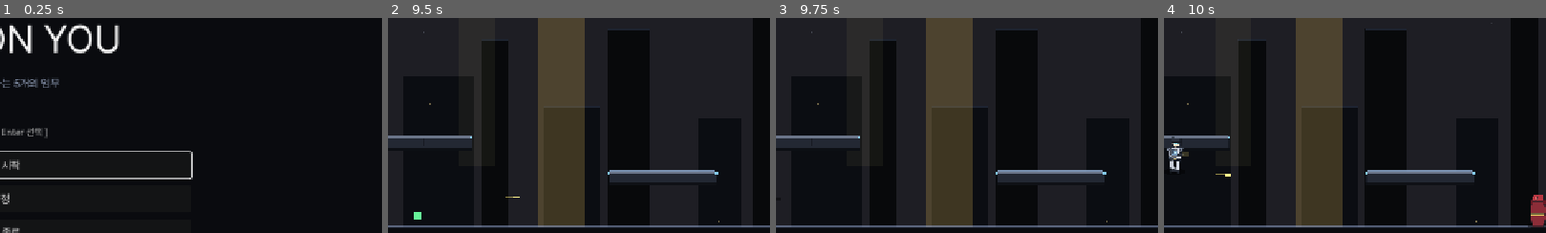
Above: before the commit, frames 1-4 (left to right).
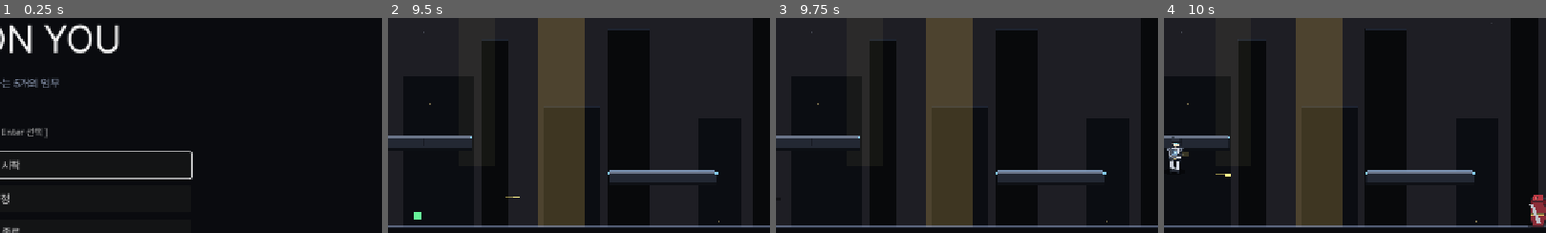
Above: after the commit, the same moments.

Repository: soomin007/EyesOnYou
Game: Godot game, scene res://scenes/main.tscn
The game is run twice, just before and just after one commit, with the same random seed, the same clock (stepped at 60 frames per second) and the same inputs.
Inputs (mouse positions are % of the whole screen's width and height, from its top left):
- Up to frame 1 (0.25 s): no input
- Up to frame 2 (9.5 s): click "게임 시작" at 0.5 s; click "일반 모드" at 1.25 s; click "바로 시작" at 2 s; tap Enter (ui_accept) at 2.75, 4.25, 5, 5.75, 6.5 s; move the mouse to (45, 70) at 2.77 s; press the mouse at (45, 70) at 2.78 s; hold D (move_right) 2.78-4.28 s; tap W (jump) at 3.02, 3.77, 5.27, 6.02, 6.77, 9.02 s; move the mouse to (80, 65) at 3.52 s; release the mouse at (80, 65) at 3.53 s; click (80, 65) at 3.6 s; move the mouse to (20, 35) at 4.27 s; press the mouse at (20, 35) at 4.28 s; hold A (move_left) 4.28-6.53 s; tap Shift (dash) at 4.35 s; move the mouse to (55, 50) at 5.02 s; release the mouse at (55, 50) at 5.03 s; tap Q at 5.1 s; click (55, 50) at 5.3 s; move the mouse to (35, 25) at 5.77 s; press the mouse at (35, 25) at 5.78 s; tap E at 5.85 s; move the mouse to (72, 45) at 6.52 s; release the mouse at (72, 45) at 6.53 s; hold D (move_right) 6.53-7.25 s; tap Space at 6.6 s; click (72, 45) at 6.8 s; click "확인" at 7.25 s; move the mouse to (30, 55) at 8.02 s; press the mouse at (30, 55) at 8.03 s; hold D (move_right) from 8.03 s (still down); tap J at 8.1 s; move the mouse to (60, 28) at 8.77 s; release the mouse at (60, 28) at 8.78 s; tap K at 8.85 s; click (60, 28) at 9.05 s
- Up to frame 3 (9.75 s): keep holding D (move_right); move the mouse to (45, 70) at 9.52 s; press the mouse at (45, 70) at 9.53 s
- Up to frame 4 (10 s): keep holding D (move_right); tap W (jump) at 9.77 s
The pictures show only the part of the screen within x 50-100%, y 24-74%; the shares and areas given below are measured in that part.

Frames 1-3 are identical in both runs. In frame 4, 0.1% of the frame differs, in the area x 95-100%, y 83-97%.

Commit message:
feat(puzzle): 레버 인터랙션 시스템 + 튜토리얼 비밀칸(back_alley·rooftops)
- LeverInteractable.gd 신규 — Area2D 기반, body_entered로 player.nearby_lever 세팅,
  attack 키로 try_pull, pulled(lever_id) signal emit. one_shot 기본 + ARCTURUS
  청색 hint glow로 발견 단서 제공.
- Player.gd — nearby_lever 변수 추가. 레버 영역 내에서 attack 키는 사격 대신
  레버 당기기로만 흡수. 영역 밖에서는 기존 사격 동작 유지.
- Stage.gd — _build_lever_puzzles() / _spawn_lever / _spawn_closed_hatch /
  _spawn_drop_platform / _open_hatch / _descend_drop_platform 헬퍼.
  - back_alley 비밀칸: 지면 (1300, 588) 레버 → 6번 발판 위 (2300, 290) 닫힌
    해치 fade + (2150, 380) 강하 발판 + XP orb 5개
  - rooftops 비밀칸: 시작부 (200, 3060) 레버 → 좌측 벽 (200, 2820) 환기구 fade
    + 사다리 발판 2개 강하 + HP 1 + XP orb 2

drop platform은 풀리기 전 collision 비활성으로 시작 — 보이지 않는 발판에 부딪히는
문제 차단.

Diff:
--- /dev/null
+++ b/scripts/LeverInteractable.gd
@@ -0,0 +1,104 @@
+class_name LeverInteractable
+extends Area2D
+
+# 환경 퍼즐용 레버. 플레이어가 영역 안에 있을 때 attack 키로 한 번 당겨진다.
+# - body_entered/exited로 player.nearby_lever를 세팅 → Player._try_attack이 사격 대신 레버를 흡수.
+# - try_pull()이 실제 활성화. one_shot=true(기본)면 한 번 당기고 잠김.
+# - signal pulled(lever_id)로 Stage가 효과(발판 내림 / 환기구 열림 등)를 trigger.
+
+signal pulled(lever_id: String)
+
+@export var lever_id: String = ""
+@export var one_shot: bool = true
+@export var hint_color: Color = Color(0.55, 0.85, 0.95)  # ARCTURUS 청색 — 기본 hint
+
+var active: bool = false
+var locked: bool = false  # one_shot 후 다시 못 당기게
+
+var _base: ColorRect
+var _handle: ColorRect
+var _glow: ColorRect
+
+func _ready() -> void:
+	add_to_group("lever")
+	collision_layer = 0
+	collision_mask = 2  # 플레이어 layer (Player.gd 기준 layer 2)
+	monitoring = true
+	monitorable = true
+
+	var col := CollisionShape2D.new()
+	var shape := RectangleShape2D.new()
+	shape.size = Vector2(40.0, 64.0)
+	col.shape = shape
+	add_child(col)
+
+	body_entered.connect(_on_body_entered)
+	body_exited.connect(_on_body_exited)
+
+	_build_visual()
+
+func _build_visual() -> void:
+	# 베이스(고정 받침)
+	_base = ColorRect.new()
+	_base.color = Color(0.35, 0.35, 0.40)
+	_base.position = Vector2(-10.0, 8.0)
+	_base.size = Vector2(20.0, 14.0)
+	_base.z_index = -1
+	add_child(_base)
+	# 손잡이 — idle은 위로 기울어짐, active는 아래로
+	_handle = ColorRect.new()
+	_handle.color = Color(0.75, 0.75, 0.78)
+	_handle.position = Vector2(-3.0, -28.0)
+	_handle.size = Vector2(6.0, 36.0)
+	_handle.pivot_offset = Vector2(3.0, 36.0)
+	_handle.rotation = deg_to_rad(-22.0)
+	add_child(_handle)
+	# hint 빛 — 처음 발견을 돕는 작은 점멸
+	_glow = ColorRect.new()
+	_glow.color = Color(hint_color.r, hint_color.g, hint_color.b, 0.55)
+	_glow.position = Vector2(-14.0, -36.0)
+	_glow.size = Vector2(28.0, 6.0)
+	_glow.z_index = -2
+	add_child(_glow)
+	var tw := _glow.create_tween()
+	tw.set_loops()
+	tw.tween_property(_glow, "modulate:a", 0.25, 0.9)
+	tw.tween_property(_glow, "modulate:a", 1.0, 0.9)
+
+func _on_body_entered(body: Node) -> void:
+	if locked:
+		return
+	if body.is_in_group("player"):
+		body.set("nearby_lever", self)
+
+func _on_body_exited(body: Node) -> void:
+	if body.is_in_group("player"):
+		if body.get("nearby_lever") == self:
+			body.set("nearby_lever", null)
+
+func try_pull() -> bool:
+	if locked:
+		return false
+	if active and one_shot:
+		return false
+	active = true
+	if one_shot:
+		locked = true
+		# 플레이어가 이 레버를 더 이상 참조하지 않도록 정리
+		for n in get_tree().get_nodes_in_group("player"):
+			if n.get("nearby_lever") == self:
+				n.set("nearby_lever", null)
+	_animate_pull()
+	pulled.emit(lever_id)
+	return true
+
+func _animate_pull() -> void:
+	# 손잡이 회전 + 색 변화
+	var tw := create_tween()
+	tw.set_parallel(true)
+	tw.tween_property(_handle, "rotation", deg_to_rad(28.0), 0.18)
+	tw.tween_property(_handle, "color", Color(0.95, 0.55, 0.35), 0.18)
+	# hint 빛 사라짐 — 더 이상 안내할 필요 없음
+	if is_instance_valid(_glow):
+		var tw2 := _glow.create_tween()
+		tw2.tween_property(_glow, "modulate:a", 0.0, 0.30)
--- a/scripts/Player.gd
+++ b/scripts/Player.gd
@@ -32,6 +32,9 @@
 var facing: int = 1
 var attack_cd: float = 0.0
 var jumps_used: int = 0
+# 환경 레버 — Area2D body_entered 시 LeverInteractable이 직접 세팅한다.
+# attack 입력이 사격 대신 레버 당기기로 흡수된다.
+var nearby_lever: Node = null
 var dash_timer: float = 0.0
 var dash_cd: float = 0.0
 var skill_cd: float = 0.0
@@ -179,8 +182,12 @@
 		_try_jump()
 	# 전투 입력 제한 (??? 맵에서) — 이동/점프만 허용
 	if not GameState.restrict_combat_input:
+		# 레버 영역 내에서는 attack 입력이 사격 대신 레버 당기기에만 쓰임 (꾹 누름 사격도 차단).
+		if nearby_lever != null and is_instance_valid(nearby_lever):
+			if Input.is_action_just_pressed("attack") and nearby_lever.has_method("try_pull"):
+				nearby_lever.try_pull()
 		# 공격 — 꾹 누르면 쿨다운마다 자동 연발. _try_attack이 cd 체크해 자체 무시.
-		if Input.is_action_pressed("attack"):
+		elif Input.is_action_pressed("attack"):
 			_try_attack()
 		if Input.is_action_just_pressed("dash"):
 			_try_dash()
--- a/scripts/Stage.gd
+++ b/scripts/Stage.gd
@@ -58,6 +58,7 @@
 	_build_goal()
 	_setup_veil_mistakes()
 	_setup_challenge_mode()
+	_build_lever_puzzles()
 	if GameState.playground_active:
 		add_child(PlaygroundOverlay.new())
 
@@ -2306,6 +2307,169 @@
 	for pos in rewards.get("hp_pickups", []):
 		_spawn_hp_orb(pos)
 
+# ─── 레버 퍼즐 — 비밀칸/이스터에그 시스템 ─────────────────────
+# 맵별로 레버를 배치하고 pulled 시그널에 효과를 연결한다.
+# 튜토리얼(back_alley·rooftops): 진행 루트와 분리된 비밀칸. 모르고 지나쳐도 클리어.
+# 레버 시각은 ARCTURUS 청색 hint glow로 발견 단서를 제공한다.
+
+func _build_lever_puzzles() -> void:
+	if GameState.playground_active:
+		return
+	match GameState.current_route_id:
+		"route_back_alley":
+			_build_back_alley_secret()
+		"route_rooftops":
+			_build_rooftops_secret()
+
+func _spawn_lever(pos: Vector2, lever_id: String) -> LeverInteractable:
+	var lever := LeverInteractable.new()
+	lever.lever_id = lever_id
+	add_child(lever)
+	lever.global_position = pos
+	return lever
+
+# 닫힌 해치 — 시각 패널. 레버 풀리면 fade out + 콜리전 disable.
+# 반환된 노드의 open()을 부르면 열림.
+func _spawn_closed_hatch(pos: Vector2, size: Vector2, hint_color: Color) -> Node2D:
+	var root := Node2D.new()
+	root.global_position = pos
+	add_child(root)
+	# 패널 본체 — 짙은 금속색
+	var panel := ColorRect.new()
+	panel.color = Color(0.18, 0.20, 0.24)
+	panel.position = -size * 0.5
+	panel.size = size
+	root.add_child(panel)
+	# 격자 라인 (잠긴 분위기)
+	var grid := ColorRect.new()
+	grid.color = Color(0.08, 0.09, 0.11, 0.85)
+	grid.position = Vector2(-size.x * 0.5, -1.5)
+	grid.size = Vector2(size.x, 3.0)
+	root.add_child(grid)
+	# 외곽선
+	var outline := Line2D.new()
+	outline.points = PackedVector2Array([
+		-size * 0.5,
+		Vector2(size.x * 0.5, -size.y * 0.5),
+		size * 0.5,
+		Vector2(-size.x * 0.5, size.y * 0.5),
+	])
+	outline.closed = true
+	outline.width = 1.2
+	outline.default_color = Color(hint_color.r, hint_color.g, hint_color.b, 0.55)
+	outline.antialiased = true
+	root.add_child(outline)
+	# 잠금 표시 — 작은 자물쇠 형태(사각형 위 호)
+	var lock := ColorRect.new()
+	lock.color = Color(hint_color.r, hint_color.g, hint_color.b, 0.75)
+	lock.position = Vector2(-3.0, -3.0)
+	lock.size = Vector2(6.0, 6.0)
+	root.add_child(lock)
+	root.set_meta("opened", false)
+	return root
+
+func _open_hatch(hatch: Node2D) -> void:
+	if hatch.get_meta("opened", false):
+		return
+	hatch.set_meta("opened", true)
+	var tw := hatch.create_tween()
+	tw.set_parallel(true)
+	tw.tween_property(hatch, "modulate:a", 0.0, 0.45)
+	tw.tween_property(hatch, "scale", Vector2(0.85, 0.20), 0.45)
+	tw.chain().tween_callback(hatch.queue_free)
+
+# 동적으로 떨어지는 발판 — 레버 풀리면 위에서 내려와 정착한다.
+# StaticBody이지만 이동시키기 위해 collision_shape를 직접 옮기는 방식 (one_way 유지).
+func _spawn_drop_platform(start_pos: Vector2, end_pos: Vector2, w: float) -> Node:
+	var body := StaticBody2D.new()
+	body.collision_layer = 1
+	body.add_to_group("platform")
+	add_child(body)
+	var col := CollisionShape2D.new()
+	col.one_way_collision = true
+	var shape := RectangleShape2D.new()
+	shape.size = Vector2(w, 16.0)
+	col.shape = shape
+	col.position = start_pos
+	body.add_child(col)
+	# 시각 — 일반 플랫폼보다 얇고 청록색 강조 (작동된 것 표시)
+	var visual := Node2D.new()
+	body.add_child(visual)
+	var px: float = -w * 0.5
+	var panel := ColorRect.new()
+	panel.color = Color(0.16, 0.20, 0.26)
+	panel.position = Vector2(px, -8.0)
+	panel.size = Vector2(w, 16.0)
+	visual.add_child(panel)
+	var top := ColorRect.new()
+	top.color = Color(0.55, 0.85, 0.95, 0.85)
+	top.position = Vector2(px + 2.0, -9.0)
+	top.size = Vector2(w - 4.0, 1.6)
+	visual.add_child(top)
+	visual.position = start_pos
+	# 시작은 invisible + 콜리전 비활성 — 풀리기 전에 플레이어가 보이지 않는 발판에 부딪히지 않게
+	body.modulate.a = 0.0
+	col.disabled = true
+	body.set_meta("col_node", col)
+	body.set_meta("visual_node", visual)
+	body.set_meta("end_pos", end_pos)
+	body.set_meta("descended", false)
+	return body
+
+func _descend_drop_platform(body: Node) -> void:
+	if body.get_meta("descended", false):
+		return
+	body.set_meta("descended", true)
+	var col: CollisionShape2D = body.get_meta("col_node")
+	var visual: Node2D = body.get_meta("visual_node")
+	var end_pos: Vector2 = body.get_meta("end_pos")
+	col.disabled = false
+	(body as CanvasItem).modulate.a = 1.0
+	var tw := body.create_tween()
+	tw.set_parallel(true)
+	tw.tween_property(col, "position", end_pos, 0.55).set_trans(Tween.TRANS_QUAD).set_ease(Tween.EASE_OUT)
+	tw.tween_property(visual, "position", end_pos, 0.55).set_trans(Tween.TRANS_QUAD).set_ease(Tween.EASE_OUT)
+
+# ── back_alley 비밀칸 ─────────────────────────────────────────
+# 레버 위치: 1300, 588 (지면, 3·4번 발판 사이를 지나갈 때 보임)
+# 비밀 해치: 2300, 280 (6번 발판 위 천장 alcove)
+# 풀면 해치 fade + drop platform 강하 + XP orb 5개 spawn
+func _build_back_alley_secret() -> void:
+	var lever := _spawn_lever(Vector2(1300.0, 588.0), "back_alley_vent")
+	var hatch := _spawn_closed_hatch(Vector2(2300.0, 290.0), Vector2(80.0, 50.0), Color(0.55, 0.85, 0.95))
+	var drop_platform := _spawn_drop_platform(
+		Vector2(2150.0, 200.0), Vector2(2150.0, 380.0), 100.0
+	)
+	lever.pulled.connect(func(_id: String) -> void:
+		_open_hatch(hatch)
+		_descend_drop_platform(drop_platform)
+		# XP orb 5개 — 해치 안쪽에 흩어짐
+		var spots: Array = [
+			Vector2(2270.0, 250.0), Vector2(2310.0, 240.0), Vector2(2350.0, 250.0),
+			Vector2(2290.0, 290.0), Vector2(2330.0, 290.0),
+		]
+		for p in spots:
+			_spawn_orb(p, true)
+	)
+
+# ── rooftops 비밀칸 ───────────────────────────────────────────
+# 레버 위치: 200, 3060 (지면 시작 부근, 좌측 외벽 근처)
+# 닫힌 환기구: 200, 2820 (좌측 벽쪽 alcove)
+# 풀면 환기구 fade + 사다리 발판 2개 강하 + HP 1 + XP 2
+func _build_rooftops_secret() -> void:
+	var lever := _spawn_lever(Vector2(200.0, 3060.0), "rooftops_vent")
+	var hatch := _spawn_closed_hatch(Vector2(200.0, 2820.0), Vector2(70.0, 60.0), Color(0.55, 0.85, 0.95))
+	var step1 := _spawn_drop_platform(Vector2(180.0, 2700.0), Vector2(180.0, 2960.0), 90.0)
+	var step2 := _spawn_drop_platform(Vector2(140.0, 2620.0), Vector2(140.0, 2880.0), 90.0)
+	lever.pulled.connect(func(_id: String) -> void:
+		_open_hatch(hatch)
+		_descend_drop_platform(step1)
+		_descend_drop_platform(step2)
+		_spawn_hp_orb(Vector2(200.0, 2820.0))
+		_spawn_orb(Vector2(170.0, 2810.0), true)
+		_spawn_orb(Vector2(230.0, 2810.0), true)
+	)
+
 var _enemies_remaining: int = 0  # ARENA enemy_clear 카운트
 
 func _build_goal() -> void:
Not shown, added: scripts/LeverInteractable.gd.uid
